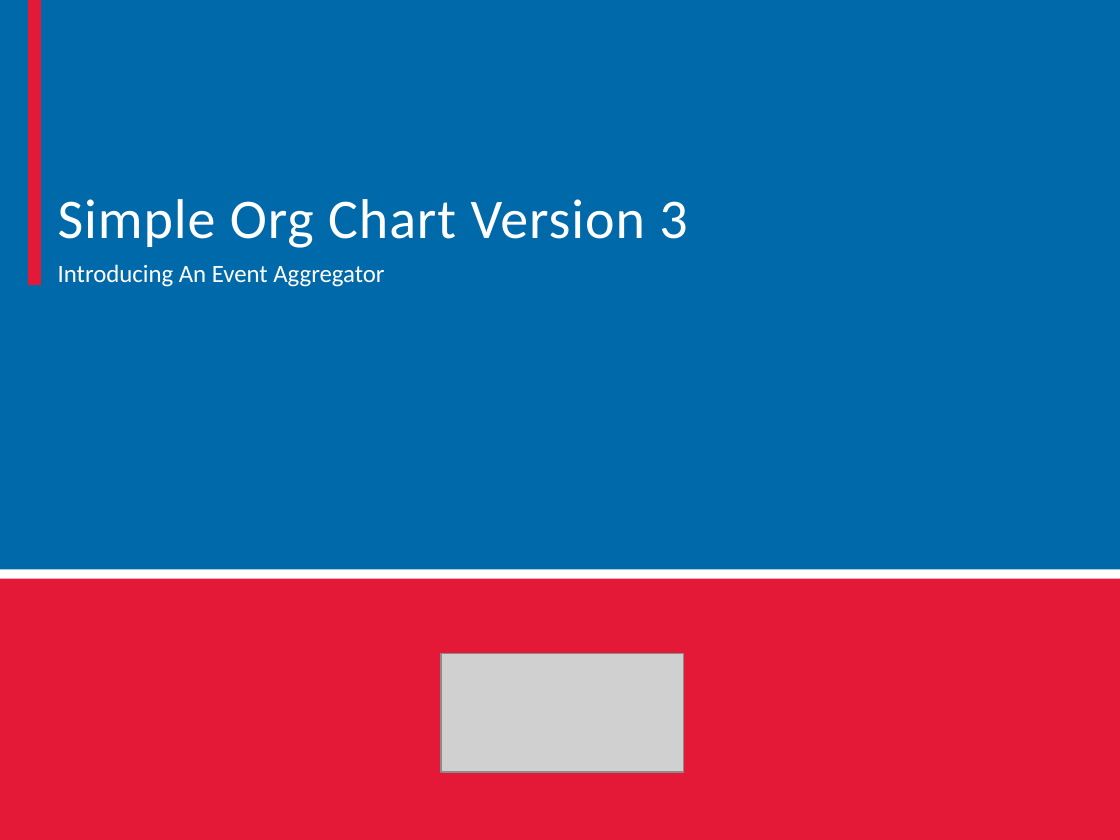
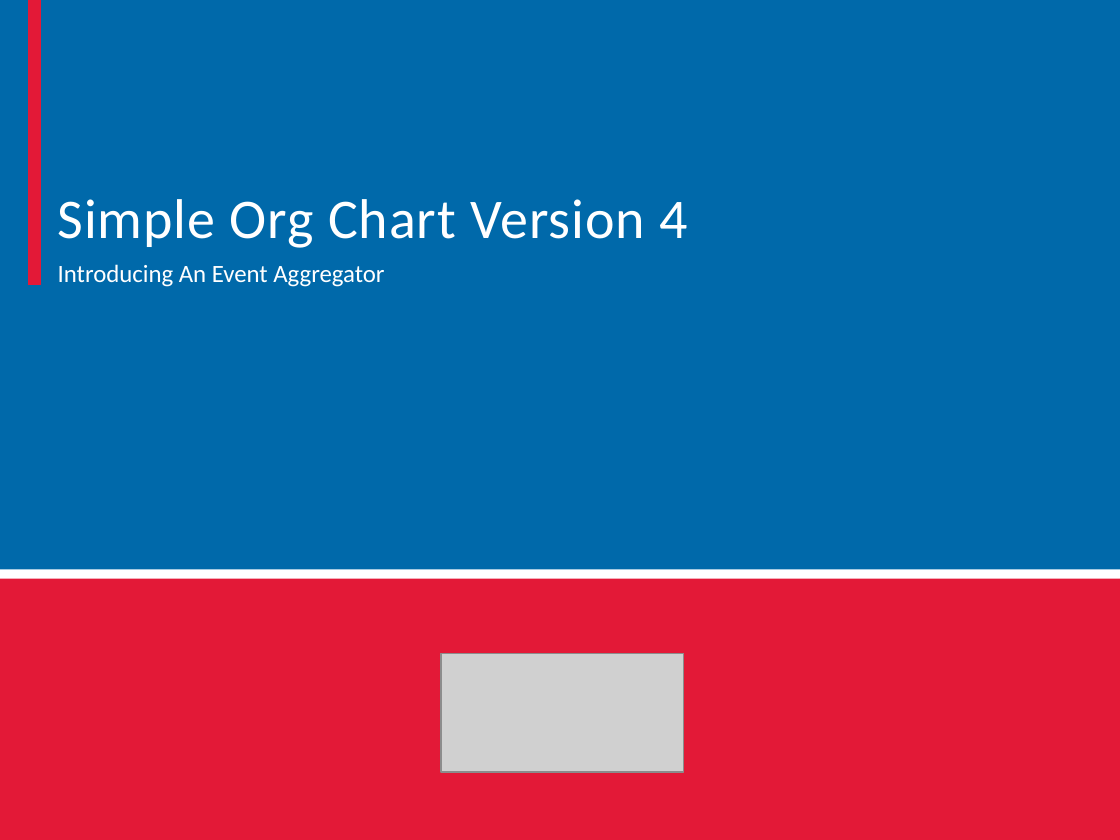
Before and after one commit to mxriverlynn/presentations-and-training, a slide deck: slide 24 of Decoupling Workflow With App Controler/Decoupling Workflow From Forms.pptx (slide 23 before the commit). Drawn at 1120x840 pixels with LibreOffice and Linux fonts; fonts in the diff are those of the drawing; grey boxes stand for pictures; background and template pictures are left out. Boxes give left, top, right and bottom in pixels: in the first picture for what was removed or moved away, otherwise in the second. Text is boxed around its words. In the diff, an @@ line names an element or a change of style, - is before the commit and + after.

```diff
--- a/Decoupling Workflow With App Controler/Decoupling Workflow From Forms.pptx
+++ b/Decoupling Workflow With App Controler/Decoupling Workflow From Forms.pptx
@@ text at (x1=58, y1=199, x2=687, y2=248): text changed @@
-Simple Org Chart Version 3
+Simple Org Chart Version 4
```
Also in this commit, not shown: 1 other slide changed, 1 slide added, 2 other files.
